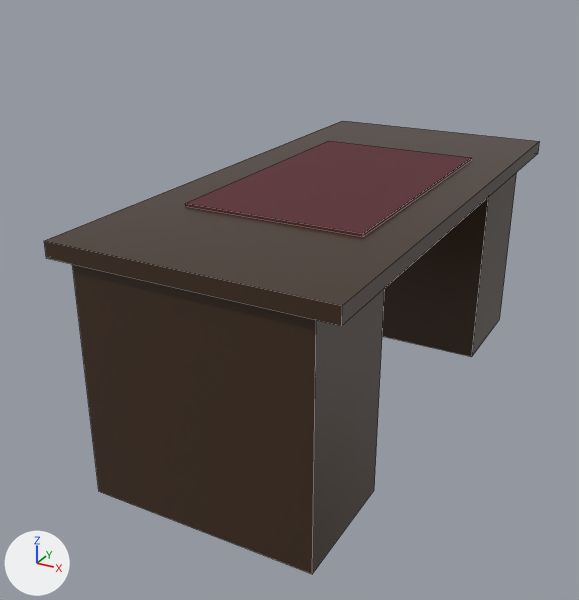
The FBX model Blender/Cikti/UE_Aktarim/SM_Mob_Calisma_Masasi.fbx, before and after one commit.
Before and after are seen from a 50 mm camera at (1.14, -2.45, 1.55) aimed at (-0.12, -0.17, 0.41). Lighting does not change. The marker at lower left points along +X, +Y and +Z. The picture after the commit comes second. Mesh edges are drawn as thin lines.

In view in the first picture: 'Mob_Calisma_Masasi'.
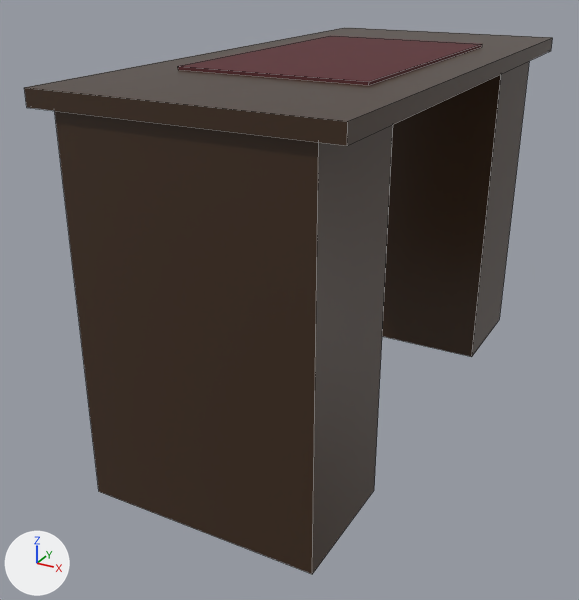
What changed in the scene script:
```text
Change me_mob_calisma_masasi:
    used by ob_mob_calisma_masasi; location = (0.0, 0.0, 0.0)
    before: 1 (-0.38, -0.93, 0.77), 3 (-0.38, -0.51, 0.77), 5 (0.38, -0.93, 0.77), 7 (0.38, -0.51, 0.77)
    before: 9 (-0.38, 0.51, 0.77), 11 (-0.38, 0.93, 0.77), 13 (0.38, 0.51, 0.77), 15 (0.38, 0.93, 0.77)
    remove me_mob_calisma_masasi.from_pydata(...)  # 32 vertices, 24 faces; spans x -0.45..0.45, y -0.95..0.95, z 0.0..0.83
    add me_mob_calisma_masasi.from_pydata(...)  # 32 vertices, 24 faces; spans x -0.45..0.45, y -0.95..0.95, z 0.0..1.24
    me_mob_calisma_masasi part 1: the loose piece of 8 vertices spanning x -0.45..0.45, y -0.95..0.95, z 0.77..0.82 is moved by (0.0, 0.0, 0.41)
    me_mob_calisma_masasi part 2: the loose piece of 8 vertices spanning x -0.3..0.3, y -0.5..0.5, z 0.82..0.83 is moved by (0.0, 0.0, 0.41)
    me_mob_calisma_masasi part 3
    add for i in [1, 3, 5, 7]: me_mob_calisma_masasi.vertices[i].co += Vector((0.0, 0.0, 0.41))
    me_mob_calisma_masasi part 4
    add for i in [9, 11, 13, 15]: me_mob_calisma_masasi.vertices[i].co += Vector((0.0, 0.0, 0.41))
```

What differs and where, as boxes [x1, y1, x2, y2] in the pictures (579 x 600 px; the box of a moved part takes in the faces that stretch with it):
'Mob_Calisma_Masasi', reshaped (7% wider, 20% taller)
    before: [44, 121, 540, 574]
    after: [24, 28, 553, 574]
part 1 of me_mob_calisma_masasi, moved or reshaped
    before: [44, 121, 540, 326]
    after: [24, 28, 553, 146]
part 2 of me_mob_calisma_masasi, moved or reshaped
    before: [185, 141, 472, 237]
    after: [178, 36, 482, 85]
part 3 of me_mob_calisma_masasi, moved or reshaped
    before: [72, 264, 385, 495]
    after: [55, 111, 393, 495]
part 4 of me_mob_calisma_masasi, moved or reshaped
    before: [382, 172, 517, 357]
    after: [382, 61, 529, 357]
